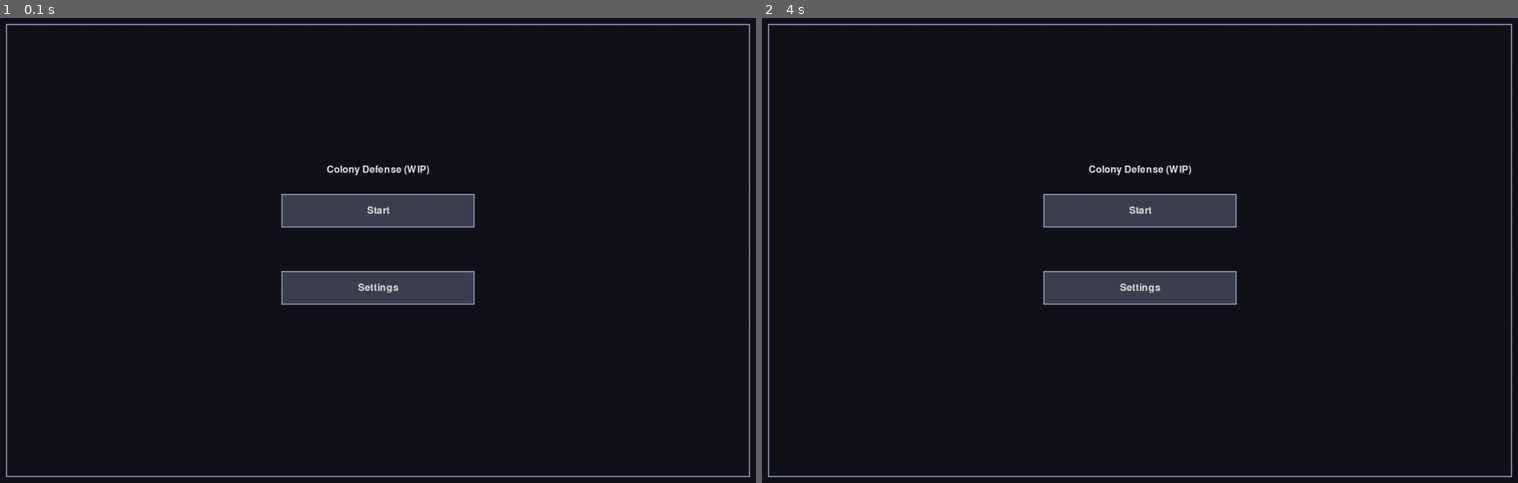
Above: before the commit, frames 1-2 (left to right).
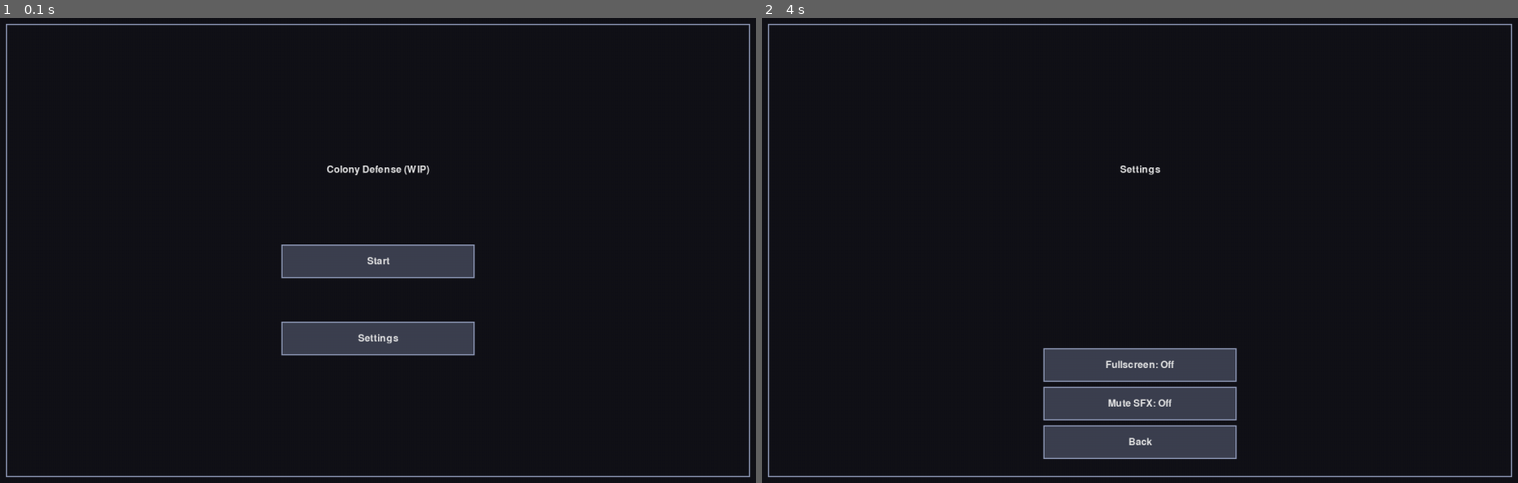
Above: after the commit, the same moments.

Repository: MiohitoKiri5474/PyGame-Final
Game: pygame game, started from src/main.py
Two runs of this game, one before a commit and one after it. Both use one fixed random seed, a clock stepped at 60 frames per second and the inputs below.
Inputs (mouse positions are in pixels of both pictures, inside the frame that each line leads up to):
- Up to frame 1 (0.1 s): no input
- Up to frame 2 (4 s): click "Colony Defense (WIP)" at 0.88 s; press the mouse at (1140, 338) at 3.87 s; move the mouse to (1200, 259) at 3.97 s

The runs differ from the first frame. In frame 1, 6.9% of the frame differs, in the area x 37-63%, y 37-73%; in frame 2, 9.6%, in the area x 37-63%, y 31-95%.

Commit message:
feat(ui): apply main screen backdrop, add radial focus vignette, and fix exact vertical/horizontal button text centering

Diff:
--- a/src/title_screen.py
+++ b/src/title_screen.py
@@ -21,15 +21,35 @@
 
 _TITLE_TEXT = "Colony Defense (WIP)"  # fallback heading, only shown without logo.png
 _WARNING_TEXT = "Starting a new game will overwrite your existing save."
-_LOGO_MAX_WIDTH = 600
-_LOGO_BOTTOM_CLEARANCE = 30  # gap between the logo's bottom edge and the first button row
+_LOGO_MAX_WIDTH = 540
+_LOGO_TOP = 140
+_TITLE_BUTTON_TOP = 390
+
+_VIGNETTE_SURFACE: pygame.Surface | None = None
+
+
+def _get_title_vignette() -> pygame.Surface:
+    """Pre-renders a smooth radial gradient scrim that softly darkens the
+    outer perimeter while leaving the center crystal clear, preventing the
+    ornate medieval background details from cluttering the logo and menu text."""
+    global _VIGNETTE_SURFACE
+    if _VIGNETTE_SURFACE is None:
+        surf = pygame.Surface((WINDOW_WIDTH, WINDOW_HEIGHT), pygame.SRCALPHA)
+        cx, cy = WINDOW_WIDTH // 2, WINDOW_HEIGHT // 2
+        max_r = 780
+        for r in range(max_r, 100, -15):
+            factor = ((r - 100) / (max_r - 100)) ** 1.8
+            alpha = int(75 * factor)
+            pygame.draw.circle(surf, (15, 12, 10, alpha), (cx, cy), r)
+        _VIGNETTE_SURFACE = surf
+    return _VIGNETTE_SURFACE
 
 
 class TitleScreen:
     def __init__(self) -> None:
-        self.start_rect = stack_rect(FIRST_LEVEL_TOP, 0)
-        self.continue_rect = stack_rect(FIRST_LEVEL_TOP, 1)
-        self.settings_rect = stack_rect(FIRST_LEVEL_TOP, 2)
+        self.start_rect = stack_rect(_TITLE_BUTTON_TOP, 0)
+        self.continue_rect = stack_rect(_TITLE_BUTTON_TOP, 1)
+        self.settings_rect = stack_rect(_TITLE_BUTTON_TOP, 2)
 
     def handle_click(self, pos: tuple[int, int], save_exists: bool) -> str | None:
         rect_labels = [(self.start_rect, "start"), (self.settings_rect, "settings")]
@@ -40,12 +60,12 @@
     def render(self, surface: pygame.Surface, font: pygame.font.Font, save_exists: bool) -> None:
         background = title_background_sprite(WINDOW_WIDTH, WINDOW_HEIGHT)
         render_screen_background(surface, background)
+        if background is not None:
+            surface.blit(_get_title_vignette(), (0, 0))
 
         logo = title_logo_sprite(_LOGO_MAX_WIDTH)
         if logo is not None:
-            logo_rect = logo.get_rect(
-                centerx=WINDOW_WIDTH // 2, bottom=FIRST_LEVEL_TOP - _LOGO_BOTTOM_CLEARANCE
-            )
+            logo_rect = logo.get_rect(centerx=WINDOW_WIDTH // 2, top=_LOGO_TOP)
             surface.blit(logo, logo_rect)
         else:
             render_screen_title(surface, font, _TITLE_TEXT)
--- a/src/ui_layout.py
+++ b/src/ui_layout.py
@@ -66,19 +66,27 @@
     return None
 
 
+_BUTTON_SLOT_OFFSETS = {
+    1: 28.5 / 331,   # top row: banner flourish on top-left
+    2: 11.0 / 298,   # middle row: symmetric plain stone
+    3: 5.0 / 298,    # bottom row: banner flourish on bottom-right
+}
+
+
 def render_button(
     surface: pygame.Surface, font: pygame.font.Font, rect: pygame.Rect, label: str, slot: int = 2
 ) -> None:
     """`slot` (1/2/3) picks which of the 3 painted button-bar crops to draw
     - an ordered set of buttons (title screen's Start/Continue/Settings)
     uses 1/2/3 in order; any other, standalone button just uses 2 (the
-    plain symmetric one). The art is drawn a little larger than `rect` for
-    breathing room around its ornate border, but `rect` itself - and so the
-    actual click hit-box - is unchanged. Falls back to the old flat
+    plain symmetric one). The art is drawn with its visual stone center
+    strictly aligned with `rect.center`, ensuring button text is 100%
+    dead-centered vertically and horizontally. Falls back to the old flat
     rect+border look if the art isn't available."""
     art = menu_button_sprite(slot, rect.width + 32, rect.height + 24)
     if art is not None:
-        surface.blit(art, art.get_rect(center=rect.center))
+        y_offset = round(_BUTTON_SLOT_OFFSETS.get(slot, 0.0) * art.get_height())
+        surface.blit(art, art.get_rect(center=(rect.centerx, rect.centery - y_offset)))
     else:
         pygame.draw.rect(surface, BUTTON_BG, rect)
         pygame.draw.rect(surface, BUTTON_BORDER, rect, 2)
Not shown, added: assets/ui/main_screen.jpg
Not shown, changed: assets/ui/start_background.png
